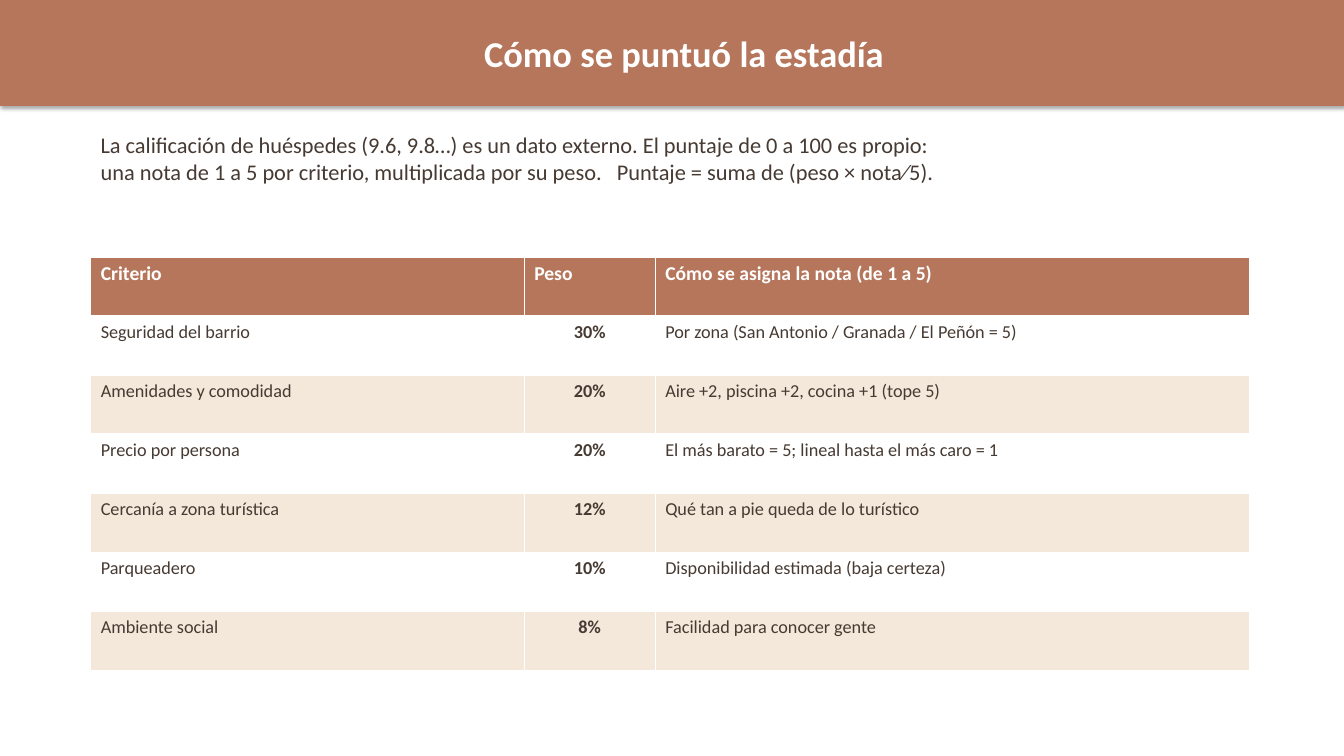
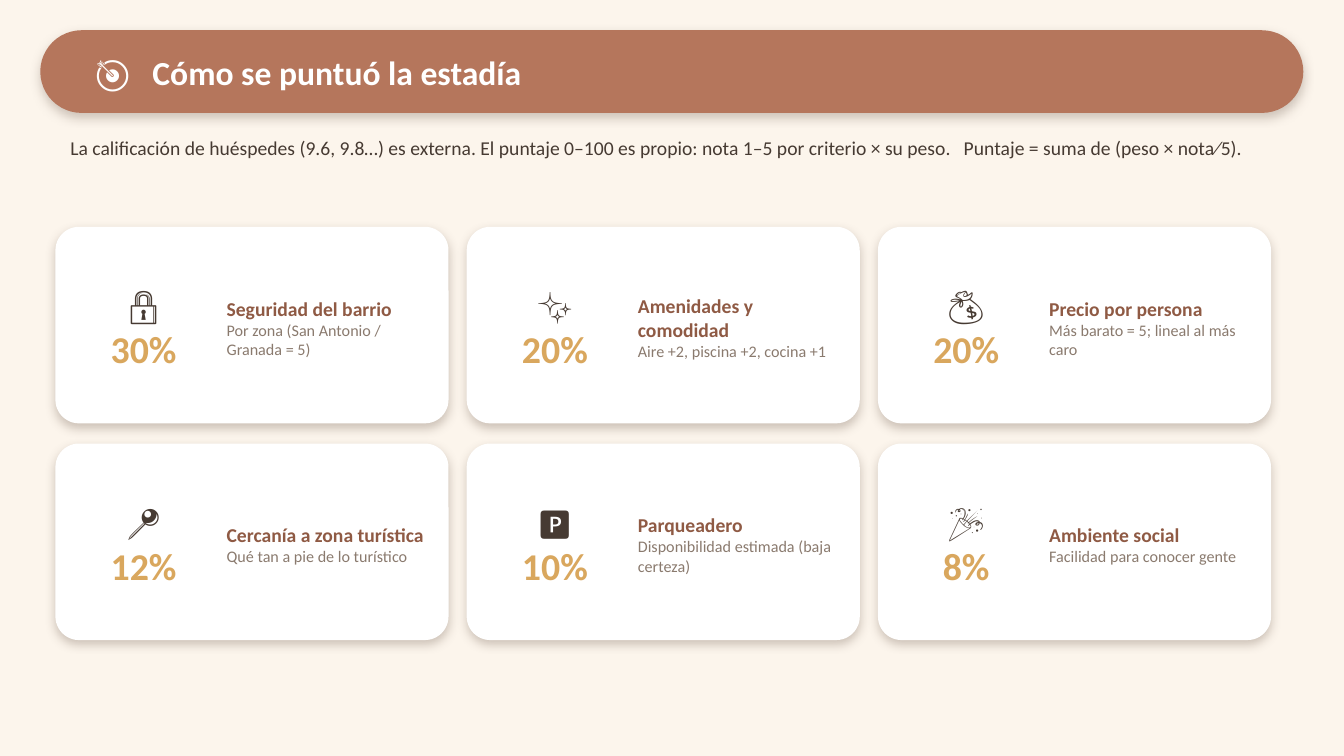
Before and after one commit to ClearNote97/paseo-mini-boom-en-cali, a slide deck: slide 4 of output/Mini-Boom-en-Cali_Presentacion.pptx (slide 5 before the commit). Drawn at 1344x756 pixels with LibreOffice and Linux fonts; fonts in the diff are those of the drawing. Boxes give left, top, right and bottom in pixels: in the first picture for what was removed or moved away, otherwise in the second. Text is boxed around its words. In the diff, an @@ line names an element or a change of style, - is before the commit and + after.

Commit message:
Mini-Boom en Cali v2: planeacion nocturna + rediseno visual homologado
- Movilidad reajustada al nuevo vuelo (ida 6pm, llega 8pm del 30): recomendado carro de agencia local que entrega coordinando el vuelo (cuadra con la llegada de noche); el mostrador de aeropuerto es mas barato pero cierra 10pm. Total recomendado Viajero + carro local ~$452k pp.

- Vehiculos: tabla de 7 puestos unificada a total de 3 dias con columna Por persona; Captiva Turbo (Farallones) corregida a ~$1.2M; locales (Fortuner, Montero, WayCarCali) + Kayak, con indicador de si cuadran con la llegada.

- Rediseno visual: sistema de tarjetas redondeadas con sombras suaves y paleta calida, luego calmado (colores unificados, sin figuras decorativas); emojis de criterio como ayuda visual; banderas en tarjeta.

- Estandar visual homologado a los 4 documentos (PDF con tarjetas/pildoras y recomendacion destacada; Excel y Markdown con emojis consistentes).

- Decision registrada en docs/bitacora-decisiones.md (D-004).

```diff
--- a/output/Mini-Boom-en-Cali_Presentacion.pptx
+++ b/output/Mini-Boom-en-Cali_Presentacion.pptx
@@ background #FFFFFF to #FCF5EC @@
@@ rounded rectangle added at (x1=40, y1=30, x2=1304, y2=113), fill #B5765C @@
@@ text "🎯 Cómo se puntuó la ..." moved from (x1=0, y1=0, x2=1344, y2=106) to (x1=152, y1=61, x2=522, y2=91) @@
@@ text "🎯 Cómo se puntuó la ..." at (x1=152, y1=61, x2=522, y2=91): fill #B5765C to none; shadow off @@
@@ text at (x1=152, y1=61, x2=522, y2=91): text changed; size 26 to 24 pt @@
-Cómo se puntuó la estadía
+🎯 Cómo se puntuó la estadía
@@ text at (x1=70, y1=141, x2=1242, y2=159): text changed; size 16 to 14 pt @@
-La calificación de huéspedes (9.6, 9.8…) es un dato externo. El puntaje de 0 a 100 es propio:
-una nota de 1 a 5 por criterio, multiplicada por su peso. Puntaje = suma de (peso × nota⁄5).
+La calificación de huéspedes (9.6, 9.8…) es externa. El puntaje 0–100 es propio: nota 1–5 por criterio × su peso. Puntaje = suma de (peso × nota⁄5).
@@ rounded rectangle added at (x1=55, y1=227, x2=449, y2=423), fill #FFFFFF @@
@@ rounded rectangle added at (x1=467, y1=227, x2=860, y2=423), fill #FFFFFF @@
@@ rounded rectangle added at (x1=878, y1=227, x2=1271, y2=423), fill #FFFFFF @@
@@ table removed at (x1=91, y1=257, x2=1250, y2=670), 7 rows, 3 columns @@
-Criterio | Peso | Cómo se asigna la nota (de 1 a 5)
-Seguridad del barrio | 30% | Por zona (San Antonio / Granada / El Peñón = 5)
-Amenidades y comodidad | 20% | Aire +2, piscina +2, cocina +1 (tope 5)
-Precio por persona | 20% | El más barato = 5; lineal hasta el más caro = 1
-Cercanía a zona turística | 12% | Qué tan a pie queda de lo turístico
-Parqueadero | 10% | Disponibilidad estimada (baja certeza)
-Ambiente social | 8% | Facilidad para conocer gente
@@ text added at (x1=638, y1=299, x2=826, y2=360), 11.5 pt, text #8A7A6E @@
+Amenidades y comodidad
+Aire +2, piscina +2, cocina +1
@@ text added at (x1=227, y1=302, x2=392, y2=357), 11.5 pt, text #8A7A6E @@
+Seguridad del barrio
+Por zona (San Antonio / Granada = 5)
@@ text added at (x1=1049, y1=302, x2=1236, y2=355), 11.5 pt, text #8A7A6E @@
+Precio por persona
+Más barato = 5; lineal al más caro
@@ text added at (x1=111, y1=337, x2=177, y2=364), 27 pt, text #D9A75E, bold @@
+🔒
+30%
@@ text added at (x1=522, y1=337, x2=588, y2=364), 27 pt, text #D9A75E, bold @@
+✨
+20%
@@ text added at (x1=933, y1=337, x2=999, y2=364), 27 pt, text #D9A75E, bold @@
+💰
+20%
@@ rounded rectangle added at (x1=55, y1=444, x2=449, y2=640), fill #FFFFFF @@
@@ rounded rectangle added at (x1=467, y1=444, x2=860, y2=640), fill #FFFFFF @@
@@ rounded rectangle added at (x1=878, y1=444, x2=1271, y2=640), fill #FFFFFF @@
@@ text added at (x1=227, y1=528, x2=424, y2=565), 11.5 pt, text #8A7A6E @@
+Cercanía a zona turística
+Qué tan a pie de lo turístico
@@ text added at (x1=638, y1=518, x2=831, y2=574), 11.5 pt, text #8A7A6E @@
+Parqueadero
+Disponibilidad estimada (baja certeza)
@@ text added at (x1=1049, y1=528, x2=1236, y2=565), 11.5 pt, text #8A7A6E @@
+Ambiente social
+Facilidad para conocer gente
@@ text added at (x1=111, y1=554, x2=177, y2=581), 27 pt, text #D9A75E, bold @@
+📍
+12%
@@ text added at (x1=522, y1=554, x2=588, y2=581), 27 pt, text #D9A75E, bold @@
+🅿️
+10%
@@ text added at (x1=943, y1=554, x2=990, y2=581), 27 pt, text #D9A75E, bold @@
+🎉
+8%
```
Also in this commit, not shown: 5 other slides changed, 5 slides added, 4 slides removed, 5 other files.
